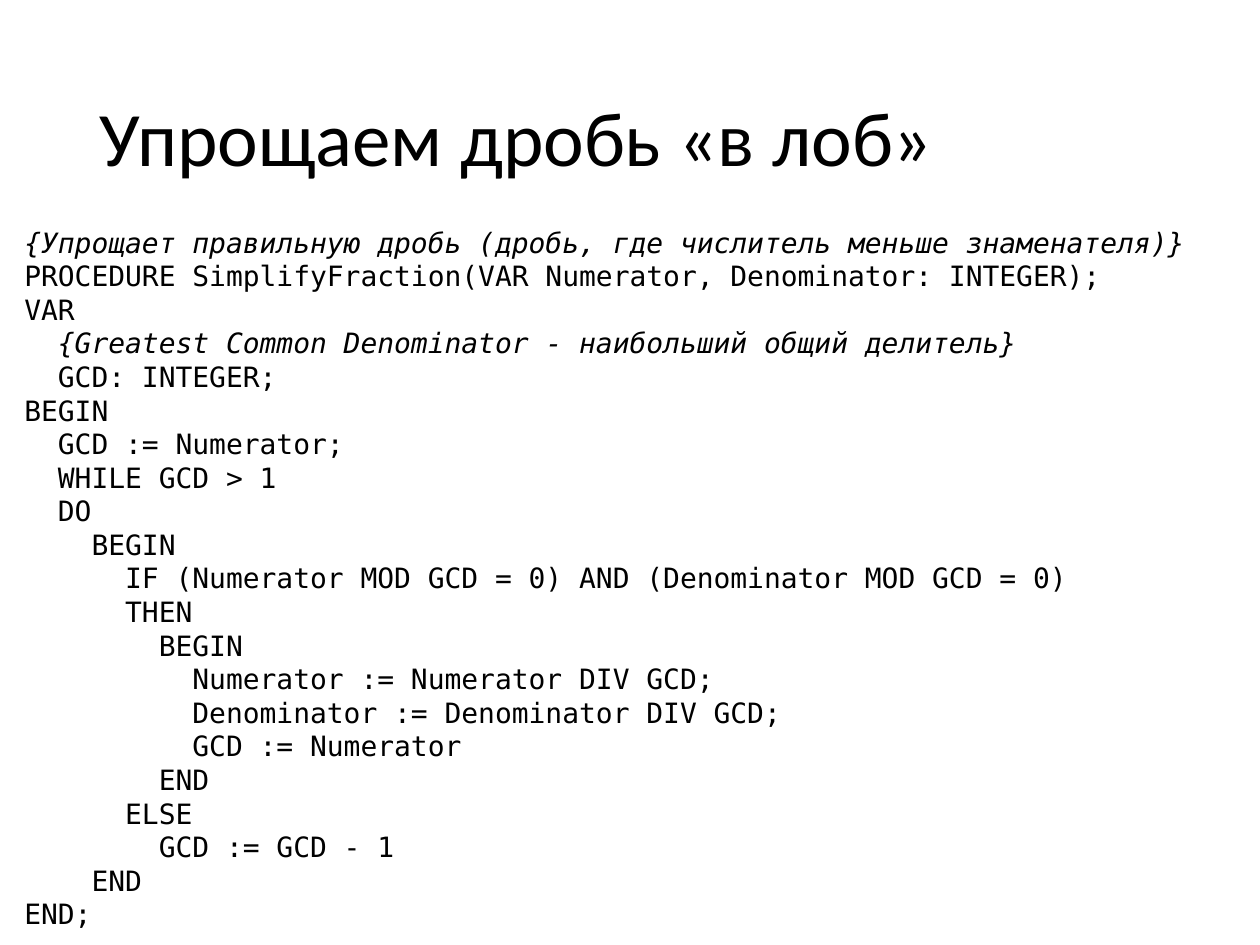
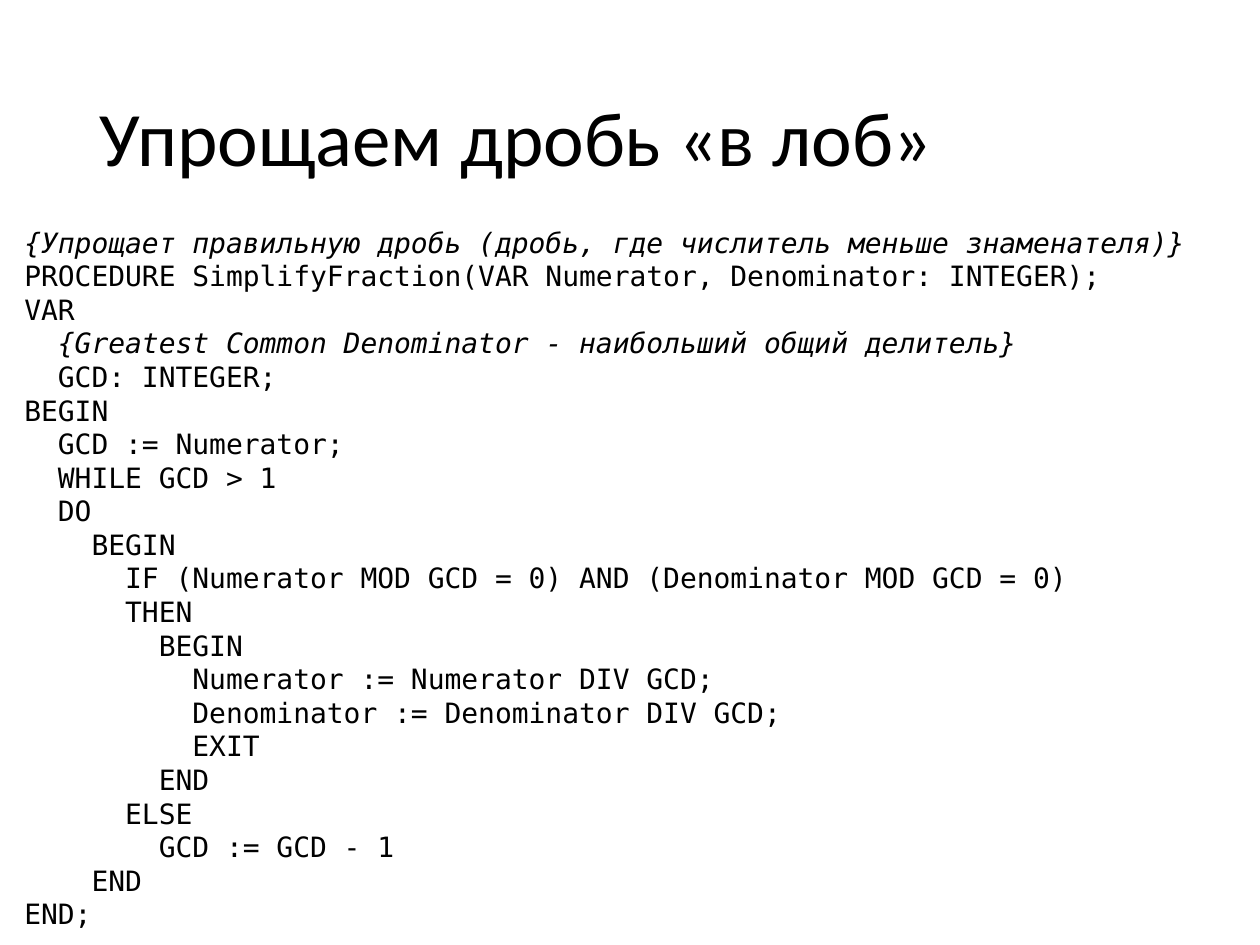
Before and after one commit to alexey-malov/fraction, a slide deck: slide 12 of Explanation.pptx (slide 10 before the commit). Drawn at 1260x945 pixels with LibreOffice and Linux fonts; fonts in the diff are those of the drawing. Boxes give left, top, right and bottom in pixels: in the first picture for what was removed or moved away, otherwise in the second. Text is boxed around its words. In the diff, an @@ line names an element or a change of style, - is before the commit and + after.

```diff
--- a/Explanation.pptx
+++ b/Explanation.pptx
@@ text at <box>192,735,259,756</box>: text changed @@
-GCD := Numerator
+EXIT
```
Also in this commit, not shown: 3 other slides changed, 2 slides added.
